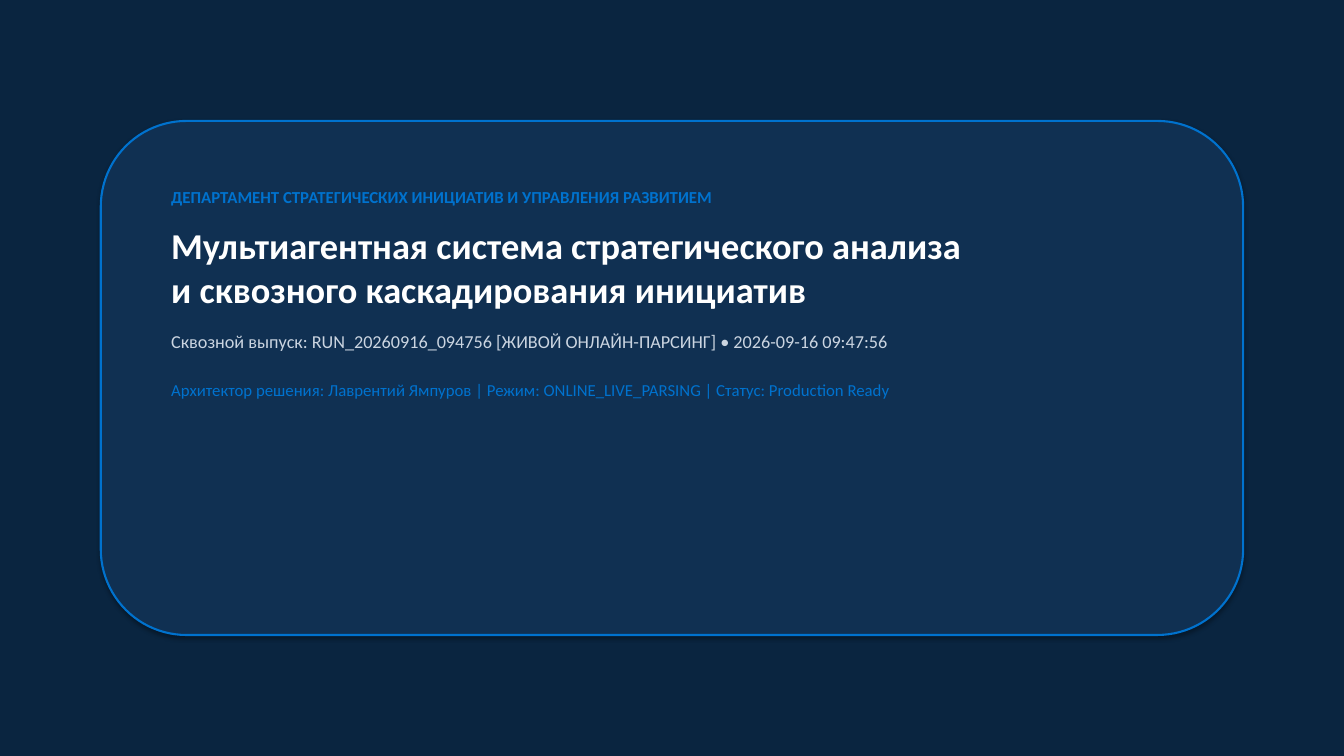
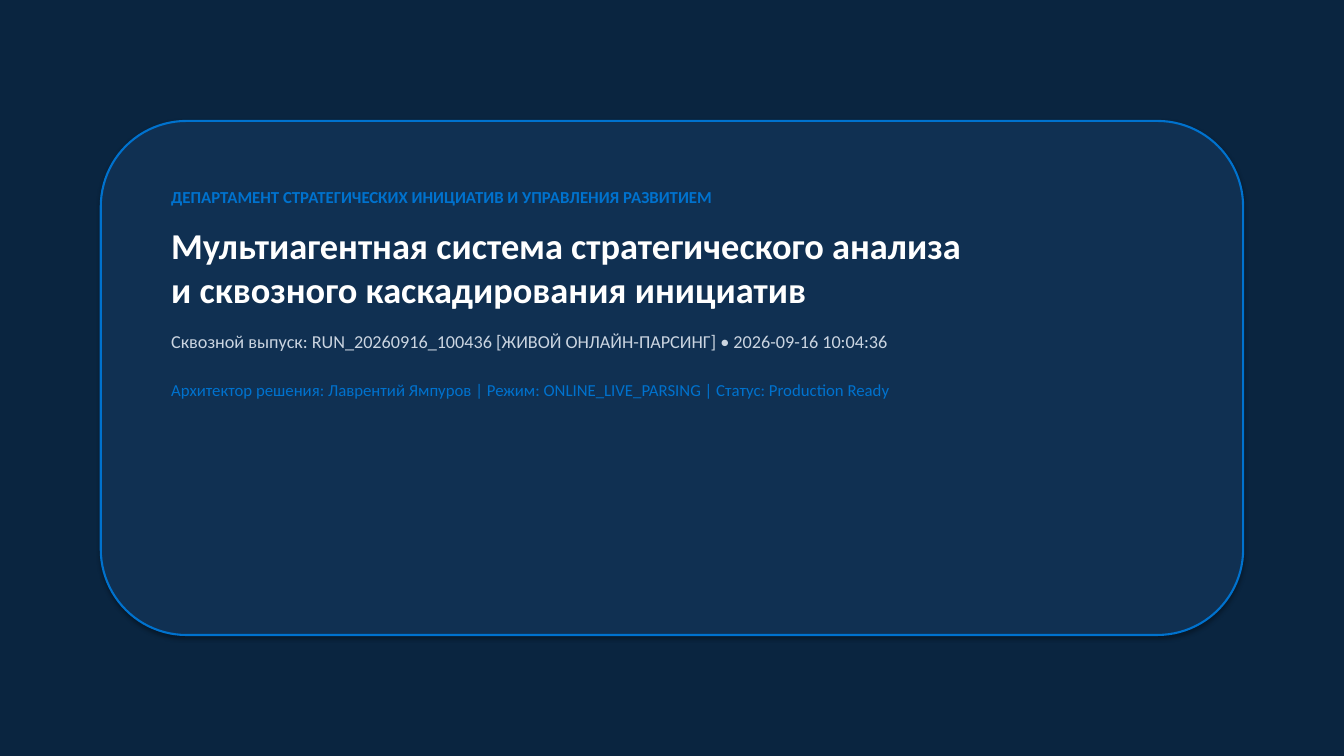
Before and after one commit to Lavrentiy123/projects, a slide deck: slide 1 of 01_Портфолио_и_Проекты/проекты_базовые_GitHub/03_gazprom_agent_prototype/gazprom_executive_deck.pptx. Drawn at 1344x756 pixels with LibreOffice and Linux fonts; fonts in the diff are those of the drawing. Boxes give left, top, right and bottom in pixels: in the first picture for what was removed or moved away, otherwise in the second. Text is boxed around its words. In the diff, an @@ line names an element or a change of style, - is before the commit and + after.

```diff
--- a/01_Портфолио_и_Проекты/проекты_базовые_GitHub/03_gazprom_agent_prototype/gazprom_executive_deck.pptx
+++ b/01_Портфолио_и_Проекты/проекты_базовые_GitHub/03_gazprom_agent_prototype/gazprom_executive_deck.pptx
@@ text at (171,333,887,351): text changed @@
-Сквозной выпуск: RUN_20260916_094756 [ЖИВОЙ ОНЛАЙН-ПАРСИНГ] • 2026-09-16 09:47:56
+Сквозной выпуск: RUN_20260916_100436 [ЖИВОЙ ОНЛАЙН-ПАРСИНГ] • 2026-09-16 10:04:36
```
Also in this commit, not shown: 20 other files.
